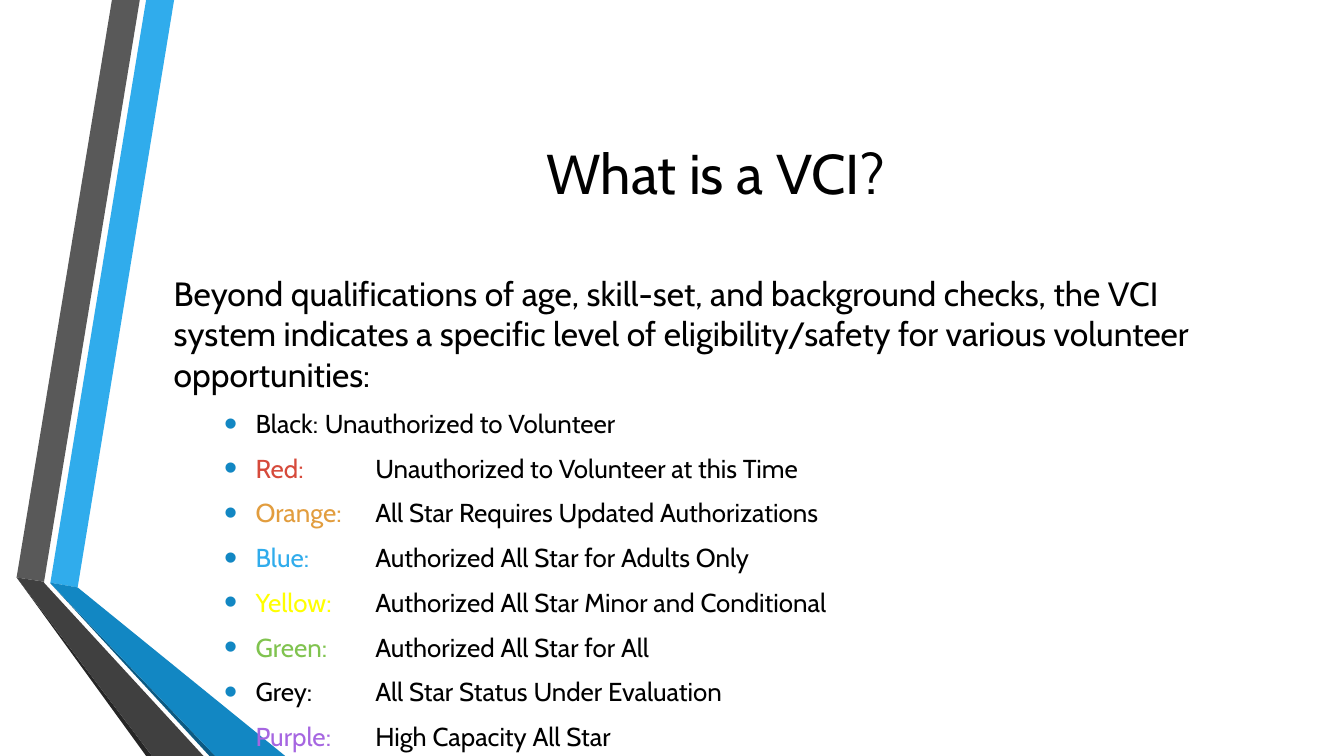
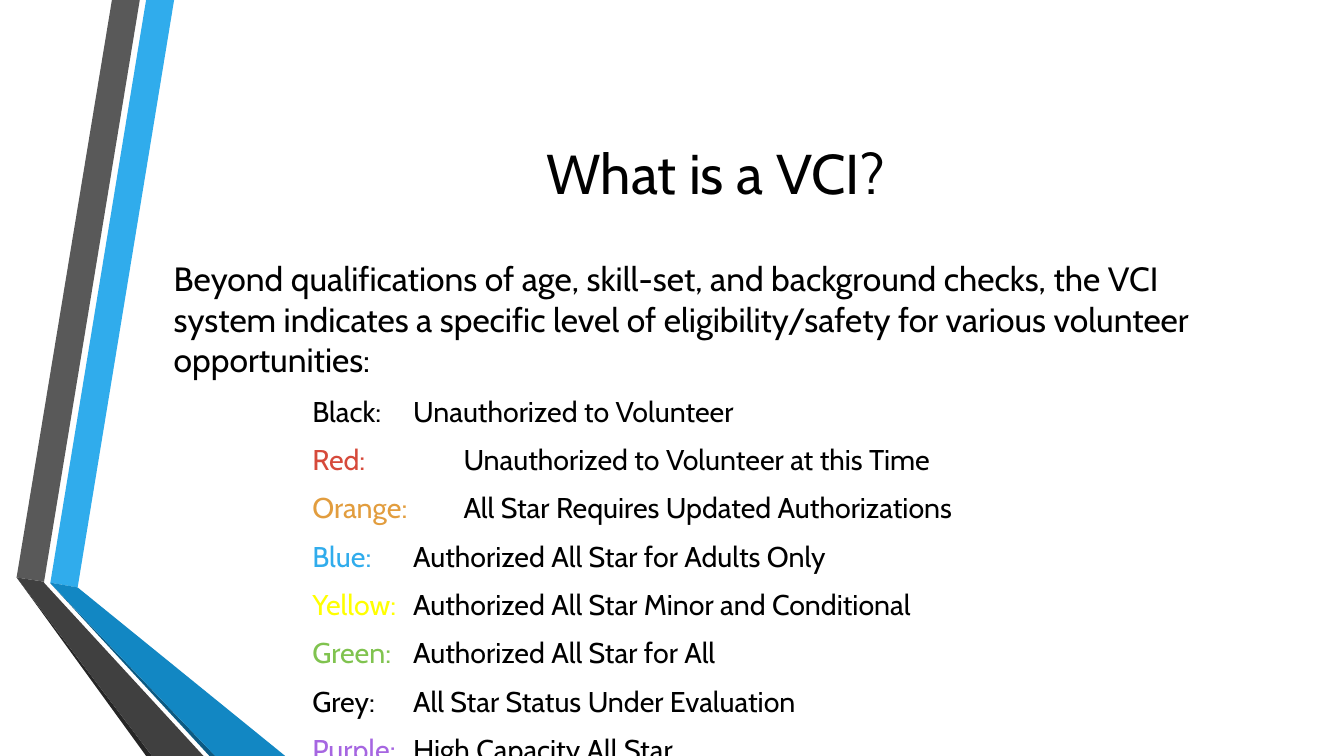
Before and after one commit to Community-Bible-Church/VCI, a slide deck: slide 6 of Recipe/Volunteer_Capacity_Indicator_Presentation.pptx. Drawn at 1344x756 pixels with LibreOffice and Linux fonts; fonts in the diff are those of the drawing; background and template pictures are left out. Boxes give left, top, right and bottom in pixels: in the first picture for what was removed or moved away, otherwise in the second. Text is boxed around its words. In the diff, an @@ line names an element or a change of style, - is before the commit and + after.

```diff
--- a/Recipe/Volunteer_Capacity_Indicator_Presentation.pptx
+++ b/Recipe/Volunteer_Capacity_Indicator_Presentation.pptx
@@ text at (x1=312, y1=400, x2=952, y2=719): size 18.5 to 20.4 pt in "Black: Unauthorized to Volunteer", "Red: Unauthorized to Volunteer at this Time", "Orange: All Star Requires Updated Authorizations", "Blue: Authorized All Star for Adults Only" and 4 more places; bullet • to none; list level 2 to 4 in "Black: Unauthorized to Volunteer"; list level 2 to 4 in "Red: Unauthorized to Volunteer at ..."; list level 2 to 4 in "Orange: All Star Requires Updated ..."; list level 2 to 4 in "Blue: Authorized All Star for ..."; list level 2 to 4 in "Yellow: Authorized All Star Minor ..."; list level 2 to 4 in "Green: Authorized All Star for ..."; list level 2 to 4 in "Grey: All Star Status Under ..."; list level 2 to 4 in "Purple: High Capacity All Star" @@
```
Also in this commit, not shown: 4 slides added.
